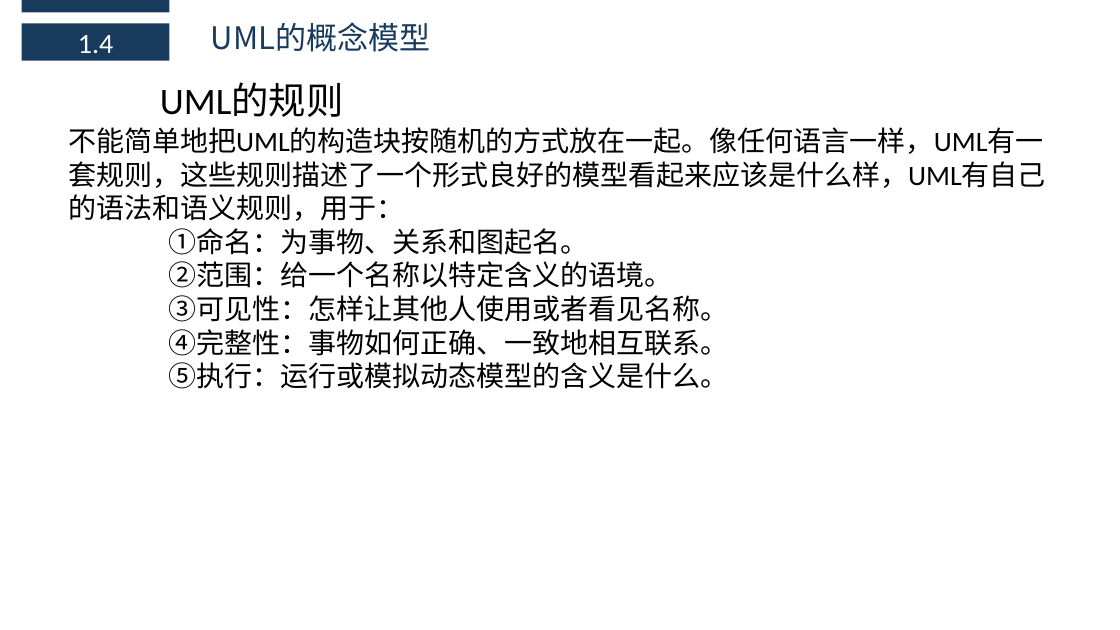
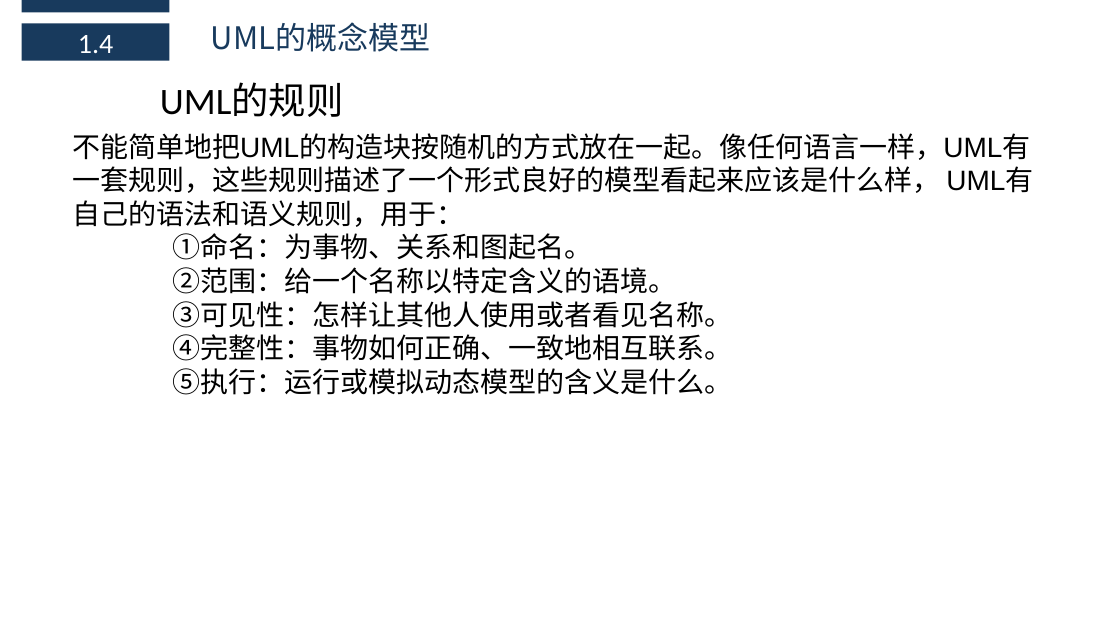
Before and after one commit to boboHh/AssistantTeaching, a slide deck: slide 17 of 非受控文档/06-公用/PRD2018-G11-UML概述.pptx. Drawn at 1120x630 pixels with LibreOffice and Linux fonts; fonts in the diff are those of the drawing. Boxes give left, top, right and bottom in pixels: in the first picture for what was removed or moved away, otherwise in the second. Text is boxed around its words. In the diff, an @@ line names an element or a change of style, - is before the commit and + after.

```diff
--- a/非受控文档/06-公用/PRD2018-G11-UML概述.pptx
+++ b/非受控文档/06-公用/PRD2018-G11-UML概述.pptx
@@ text at box(72, 133, 1030, 227): text changed; font Calibri to Arial @@
-不能简单地把UML的构造块按随机的方式放在一起。像任何语言一样，UML有一套规则，这些规则描述了一个形式良好的模型看起来应该是什么样，UML有自己的语法和语义规则，用于：
+不能简单地把UML的构造块按随机的方式放在一起。像任何语言一样，UML有一套规则，这些规则描述了一个形式良好的模型看起来应该是什么样， UML有自己的语法和语义规则，用于：
@@ text at box(172, 233, 732, 395): font Calibri to Arial in "①命名：为事物、关系和图起名。", "②范围：给一个名称以特定含义的语境。", "③可见性：怎样让其他人使用或者看见名称。", "④完整性：事物如何正确、一致地相互联系。" and 1 more places @@
```
Also in this commit, not shown: 5 other slides changed.
